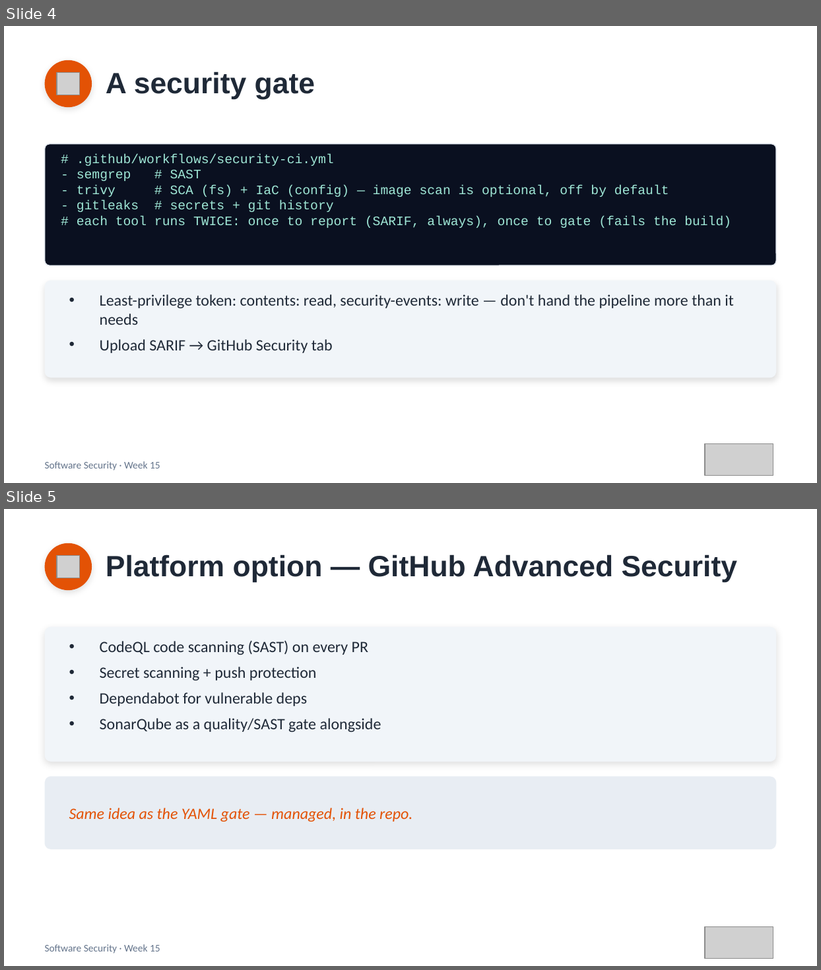
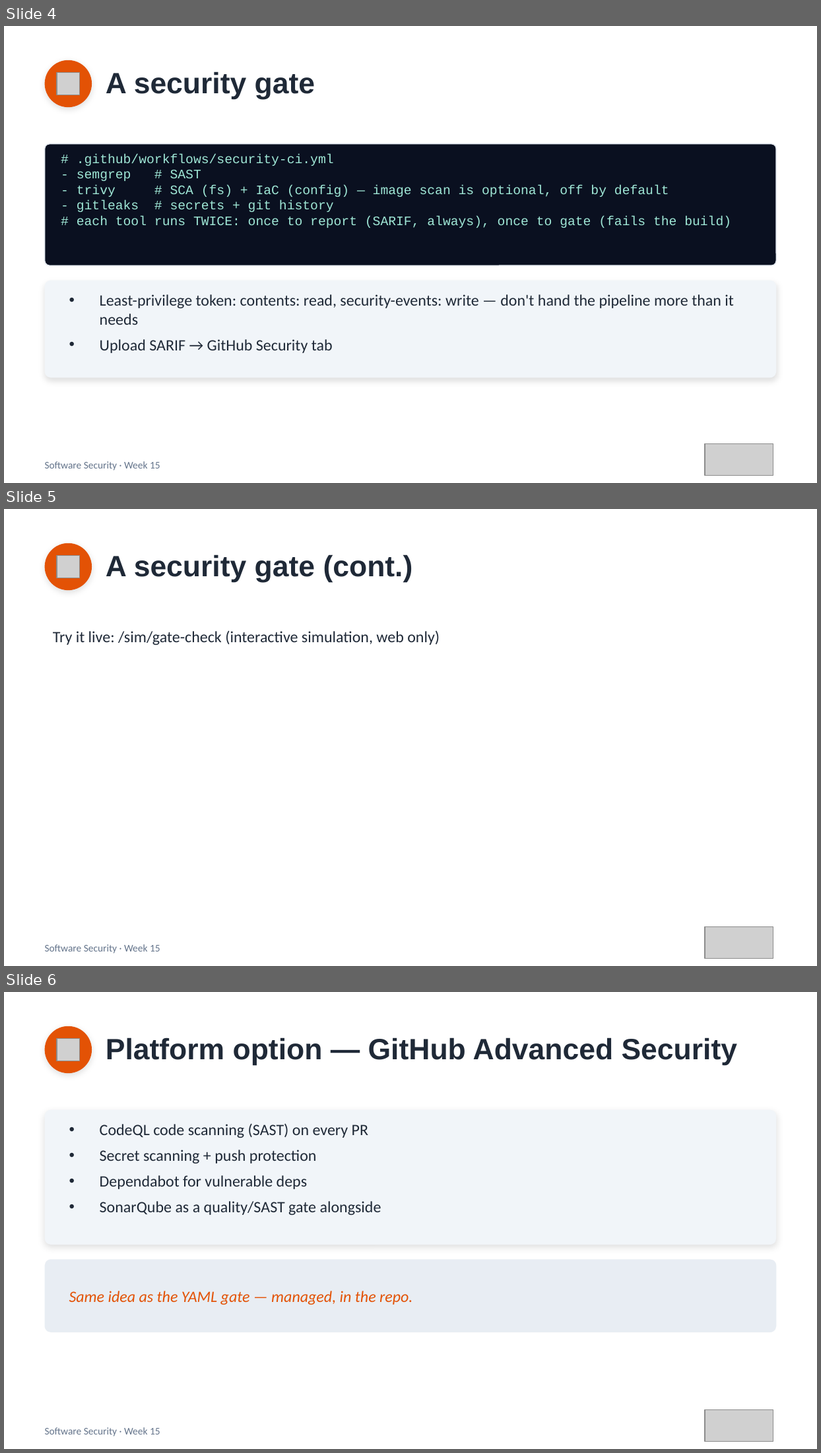
Before and after one commit to 6531503085Sutapat/software-security, a slide deck: slides/pptx/week15.pptx. Shown one above the other, each under a label of ours: slides 4 and 5 before the commit, slides 4, 5 and 6 after it. The pictures are 821x970 and 821x1453 pixels, drawn with LibreOffice and Linux fonts; fonts in the diff are those of the drawing; grey boxes stand for pictures. Boxes give left, top, right and bottom in pixels: in the first picture for what was removed or moved away, otherwise in the second. Text is boxed around its words. In the diff, an @@ line names an element or a change of style, - is before the commit and + after.

```diff
--- a/slides/pptx/week15.pptx
+++ b/slides/pptx/week15.pptx
@@ slide 5 added at [4, 509, 817, 966], background #FFFFFF @@
@@ ellipse added at [45, 543, 92, 590], fill #E35205 @@
@@ picture added at [57, 555, 80, 578] @@
@@ text added at [106, 555, 413, 582], 26 pt, text #1F2937, bold @@
+A security gate (cont.)
@@ text added at [53, 630, 440, 645], 14 pt, text #1F2937 @@
+Try it live: /sim/gate-check (interactive simulation, web only)
@@ picture added at [705, 927, 773, 958] @@
@@ text added at [45, 945, 160, 954], 9 pt, text #64748B @@
+Software Security · Week 15
@@ what was slide 5 is now slide 6 @@
```
Also in this commit, not shown: 1 other slide added, 7 other files.
